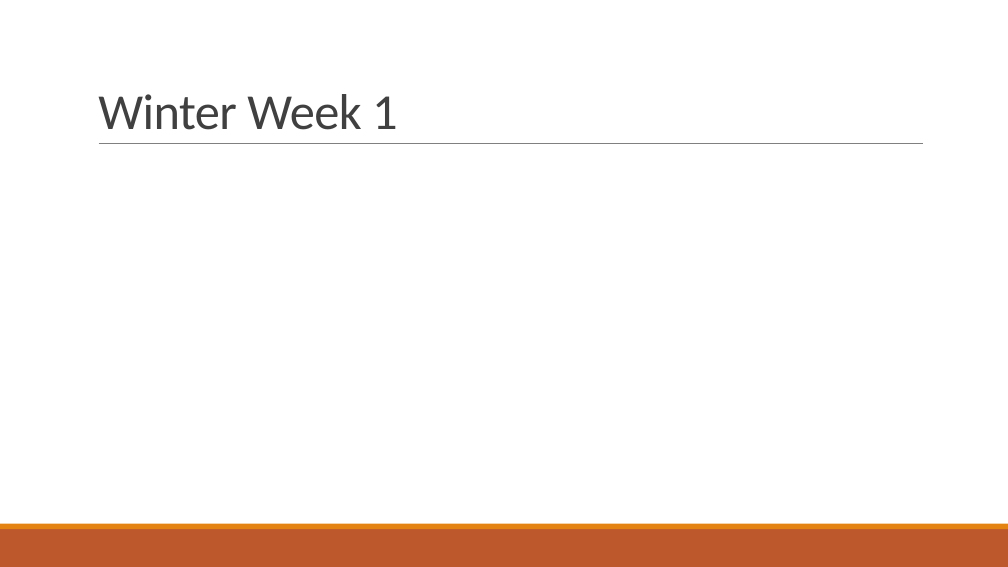
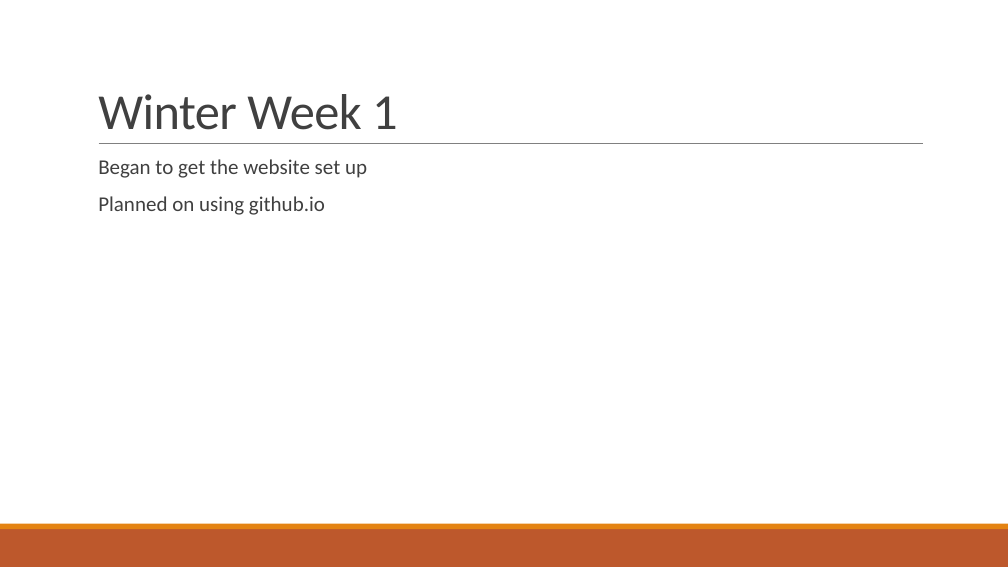
Before and after one commit to gonsalvg/Capstone-Forge-App, a slide deck: slide 33 of Project Documents/Progress Report 2/Progress report.pptx (slide 29 before the commit). Drawn at 1008x567 pixels with LibreOffice and Linux fonts; fonts in the diff are those of the drawing. Boxes give left, top, right and bottom in pixels: in the first picture for what was removed or moved away, otherwise in the second. Text is boxed around its words. In the diff, an @@ line names an element or a change of style, - is before the commit and + after.

```diff
--- a/Project Documents/Progress Report 2/Progress report.pptx
+++ b/Project Documents/Progress Report 2/Progress report.pptx
@@ text added at box(98, 159, 367, 215), 20 pt, text #404040 @@
+  Began to get the website set up
+  Planned on using github.io
```
Also in this commit, not shown: 7 other slides changed, 4 slides added, 1 other file.
